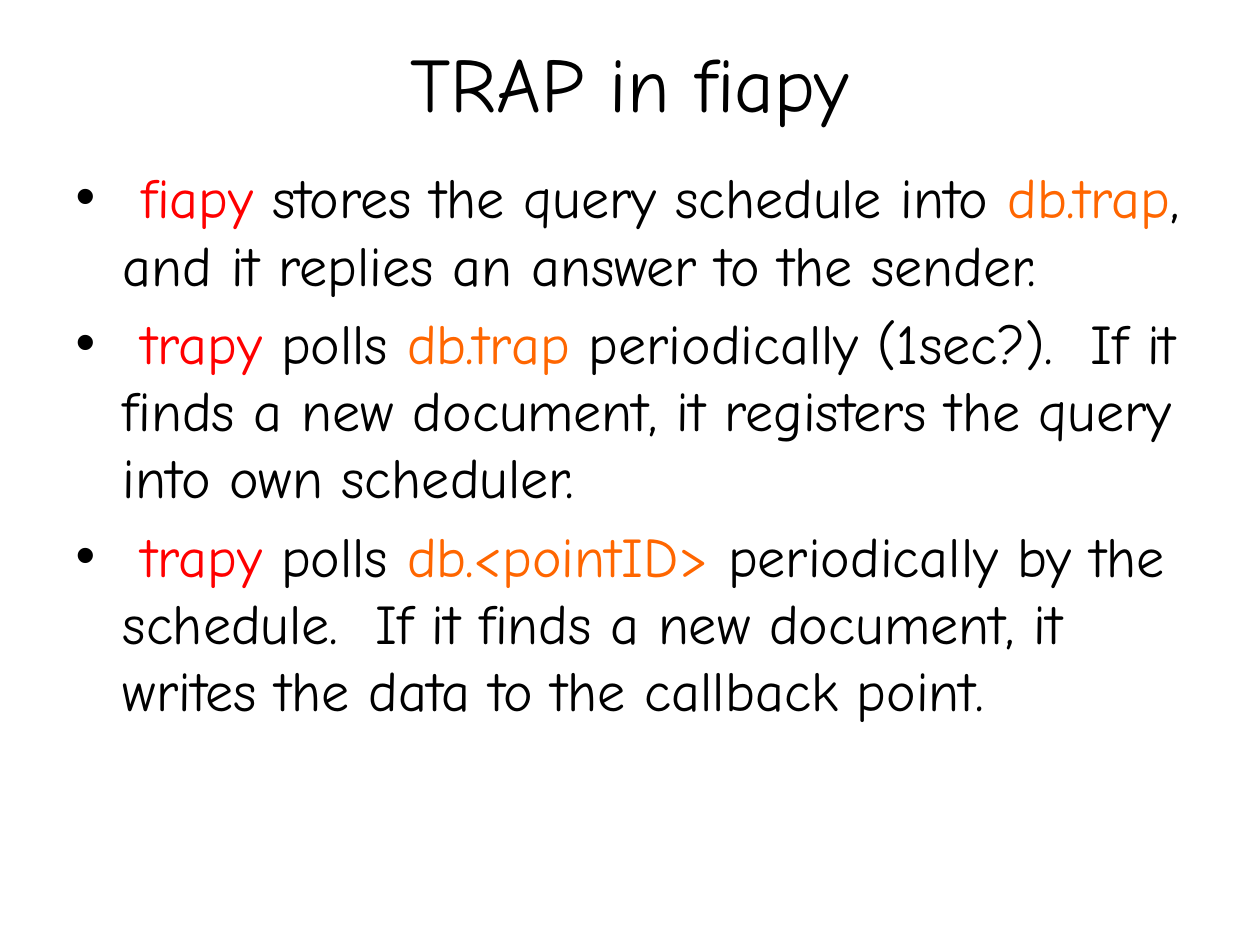
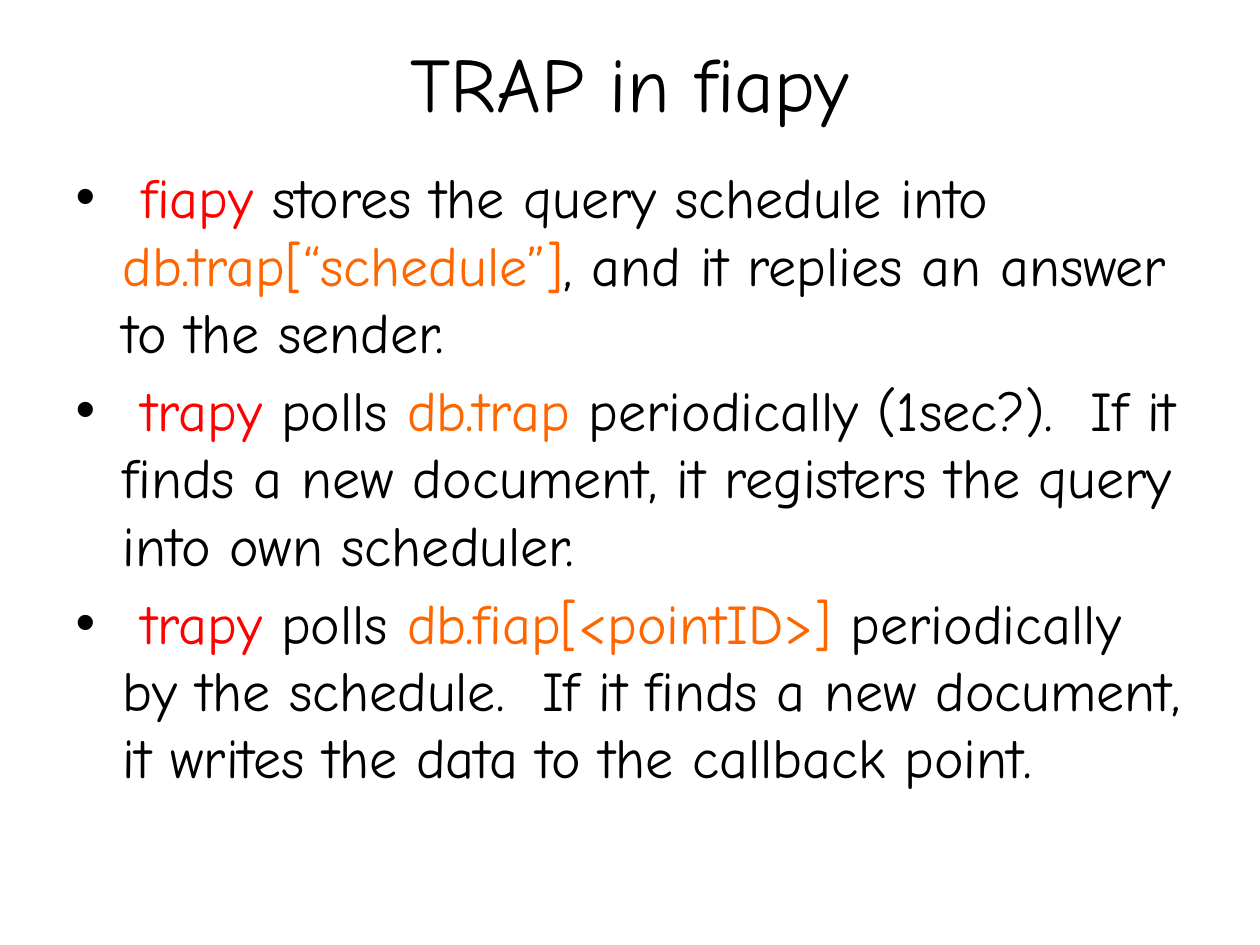
Before and after one commit to tanupoo/fiapy, a slide deck: slide 10 of doc/fiapy.pptx. Drawn at 1260x945 pixels with LibreOffice and Linux fonts; fonts in the diff are those of the drawing. Boxes give left, top, right and bottom in pixels: in the first picture for what was removed or moved away, otherwise in the second. Text is boxed around its words. In the diff, an @@ line names an element or a change of style, - is before the commit and + after.

```diff
--- a/doc/fiapy.pptx
+++ b/doc/fiapy.pptx
@@ text at bbox=[123, 179, 1166, 354]: text changed @@
-• fiapy stores the query schedule into db.trap, and it replies an answer to the sender.
+• fiapy stores the query schedule into db.trap[“schedule”], and it replies an answer to the sender.
@@ text at bbox=[123, 599, 1181, 789]: text changed @@
-• trapy polls db.<pointID> periodically by the schedule. If it finds a new document, it writes the data to the callback point.
+• trapy polls db.fiap[<pointID>] periodically by the schedule. If it finds a new document, it writes the data to the callback point.
```
Also in this commit, not shown: 6 other slides changed.
